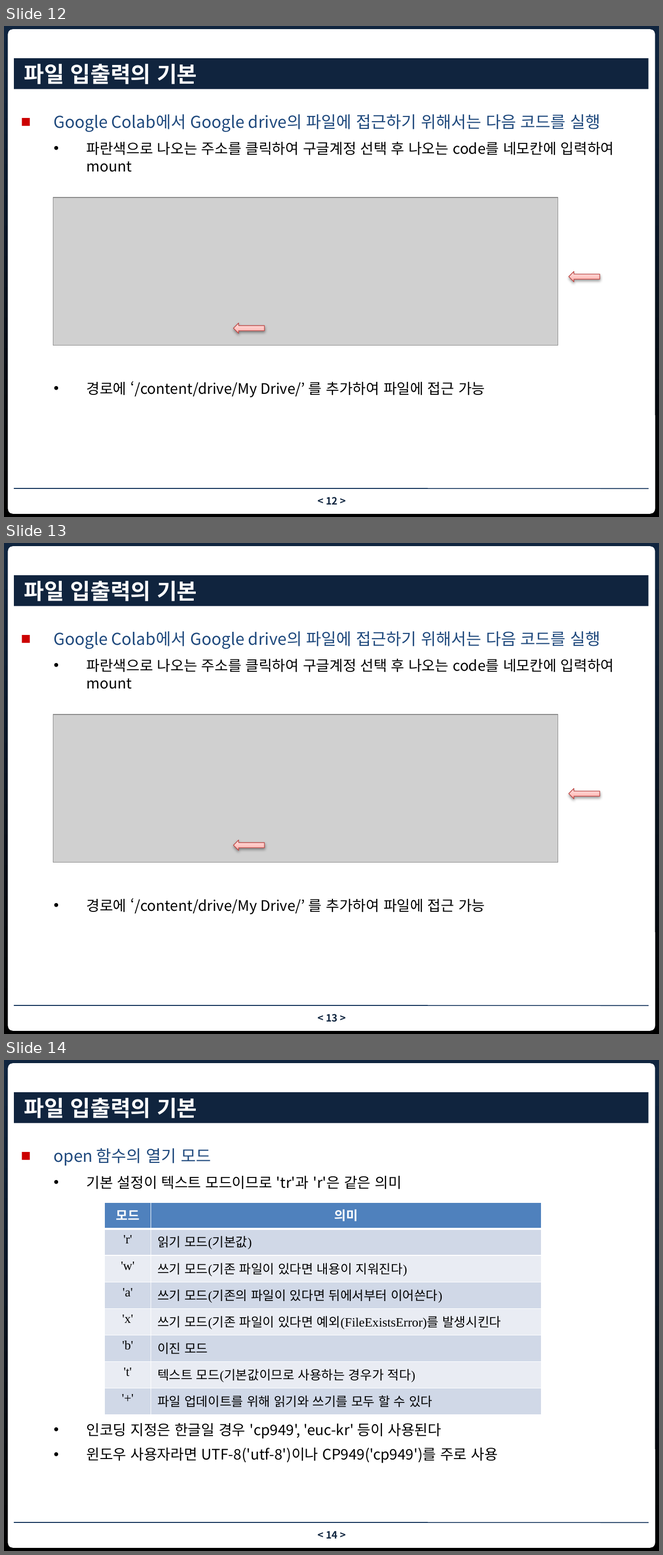
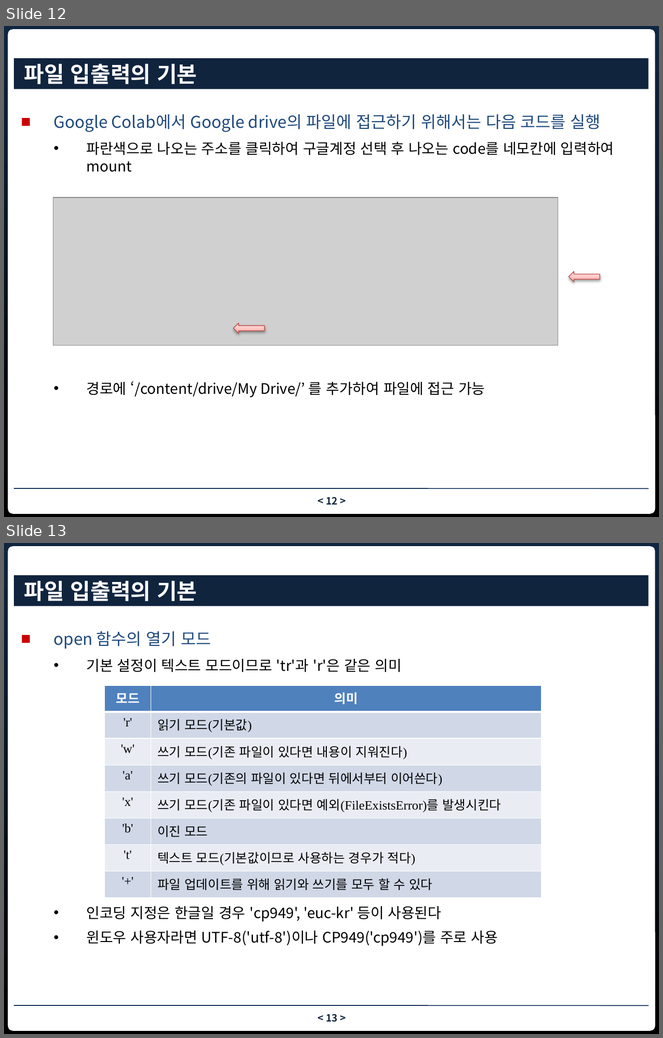
Before and after one commit to nhkim55/bigdata_fintech_python, a slide deck: ch3 입력과 출력.pptx. Shown one above the other, each under a label of ours: slides 12, 13 and 14 before the commit, slides 12 and 13 after it. The pictures are 663x1555 and 663x1038 pixels, drawn with LibreOffice and Linux fonts; fonts in the diff are those of the drawing; grey boxes stand for pictures; background and template pictures are left out. Boxes give left, top, right and bottom in pixels: in the first picture for what was removed or moved away, otherwise in the second. Text is boxed around its words. In the diff, an @@ line names an element or a change of style, - is before the commit and + after.

```diff
--- a/ch3 입력과 출력.pptx
+++ b/ch3 입력과 출력.pptx
@@ slide 13 removed at <box>4,543,659,1034</box>, background gradient #10253F to #000000; not listed: 3 template elements that a slide beside it also shows @@
@@ title removed at <box>14,575,649,606</box> @@
-파일 입출력의 기본
@@ text removed at <box>54,631,614,915</box> @@
-■ Google Colab에서 Google drive의 파일에 접근하기 위해서는 다음 코드를 실행
-  • 파란색으로 나오는 주소를 클릭하여 구글계정 선택 후 나오는 code를 네모칸에 입력하여 mount
-  • 경로에 ‘/content/drive/My Drive/’ 를 추가하여 파일에 접근 가능
@@ picture removed at <box>53,715,558,863</box> @@
@@ left arrow removed at <box>569,788,599,799</box> @@
@@ left arrow removed at <box>233,840,264,851</box> @@
@@ what was slide 14 is now slide 13 @@
@@ page number at <box>326,1014,338,1022</box>: text changed @@
-< 14 >
+< 13 >
```
Also in this commit, not shown: 3 slides changed.
